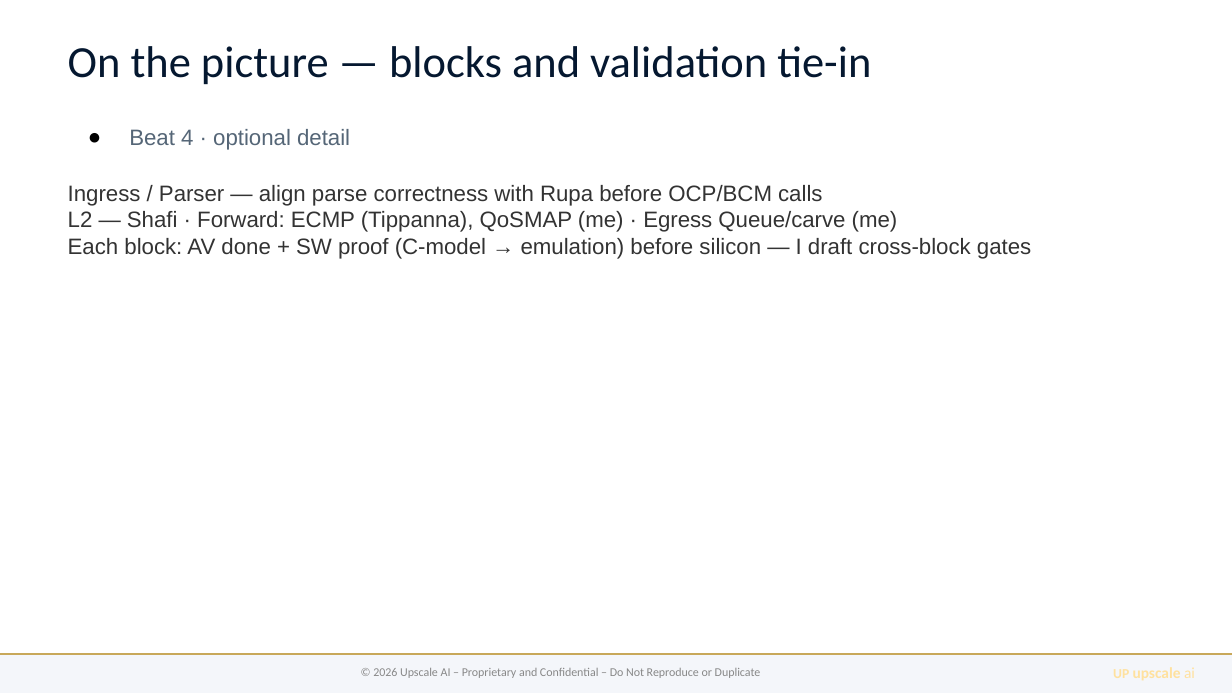
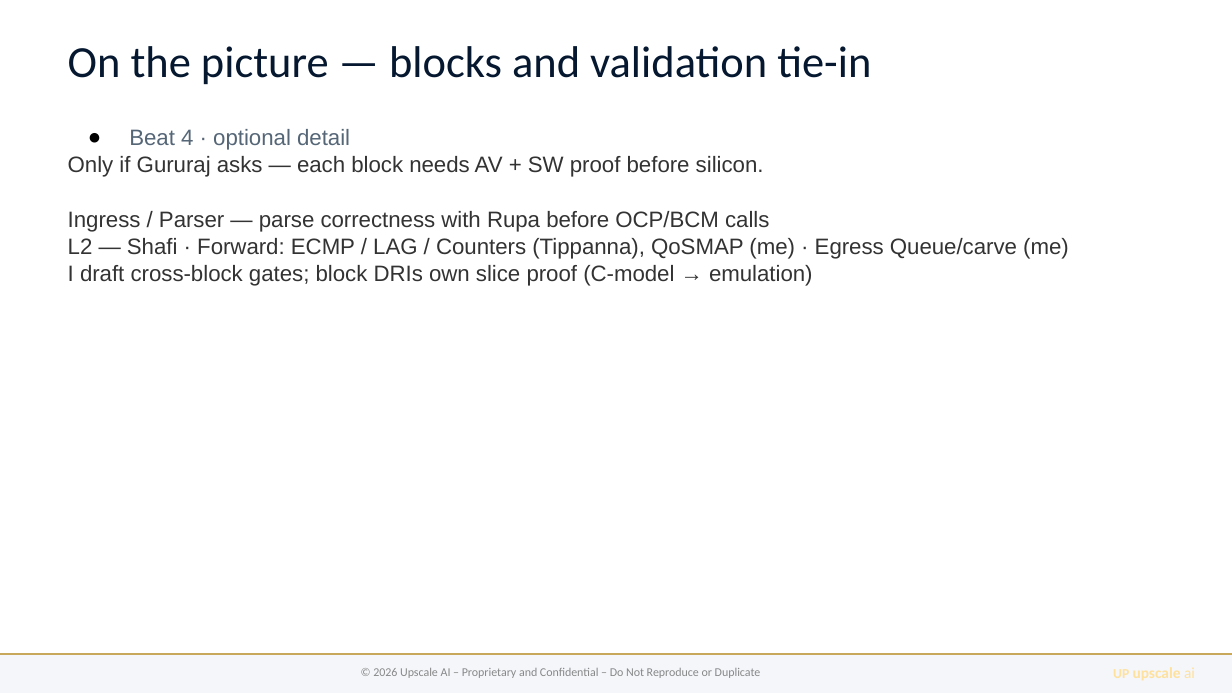
Before and after one commit to upscale-ai-network/agent-template, a slide deck: slide 8 of dt100/manager-arch-vision-b6.pptx. Drawn at 1232x693 pixels with LibreOffice and Linux fonts; fonts in the diff are those of the drawing. Boxes give left, top, right and bottom in pixels: in the first picture for what was removed or moved away, otherwise in the second. Text is boxed around its words. In the diff, an @@ line names an element or a change of style, - is before the commit and + after.

```diff
--- a/dt100/manager-arch-vision-b6.pptx
+++ b/dt100/manager-arch-vision-b6.pptx
@@ text at bbox=[68, 156, 1069, 286]: text changed @@
-Ingress / Parser — align parse correctness with Rupa before OCP/BCM calls
-L2 — Shafi · Forward: ECMP (Tippanna), QoSMAP (me) · Egress Queue/carve (me)
-Each block: AV done + SW proof (C-model → emulation) before silicon — I draft cross-block gates
+Only if Gururaj asks — each block needs AV + SW proof before silicon.
+Ingress / Parser — parse correctness with Rupa before OCP/BCM calls
+L2 — Shafi · Forward: ECMP / LAG / Counters (Tippanna), QoSMAP (me) · Egress Queue/carve (me)
+I draft cross-block gates; block DRIs own slice proof (C-model → emulation)
```
Also in this commit, not shown: 8 other slides changed, 12 other files.
